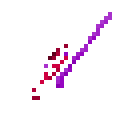
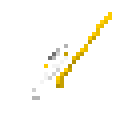
The second w=128, h=128 image is a revision of the first. Changes to its layers:
painted on "Calque copié" over [32, 12, 112, 100]
